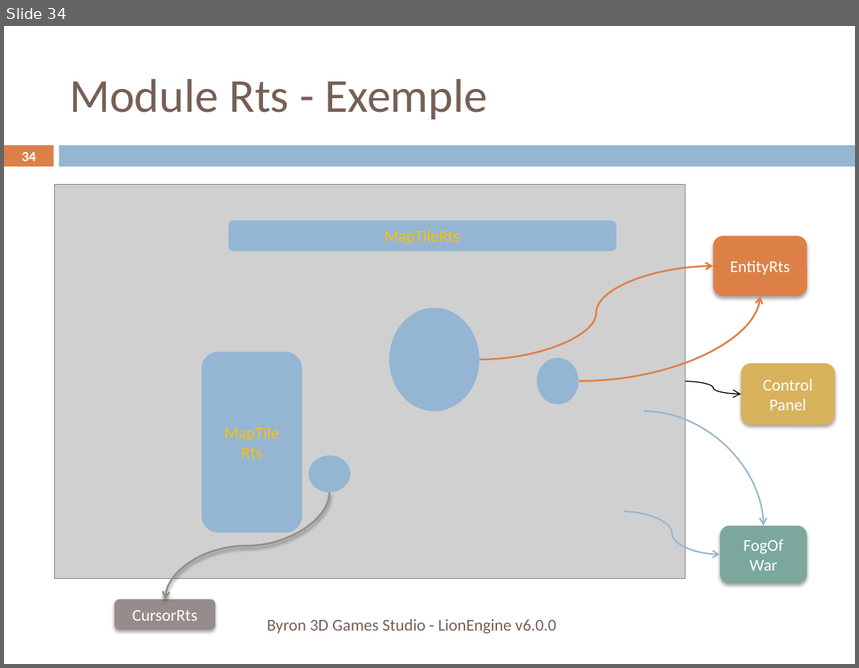
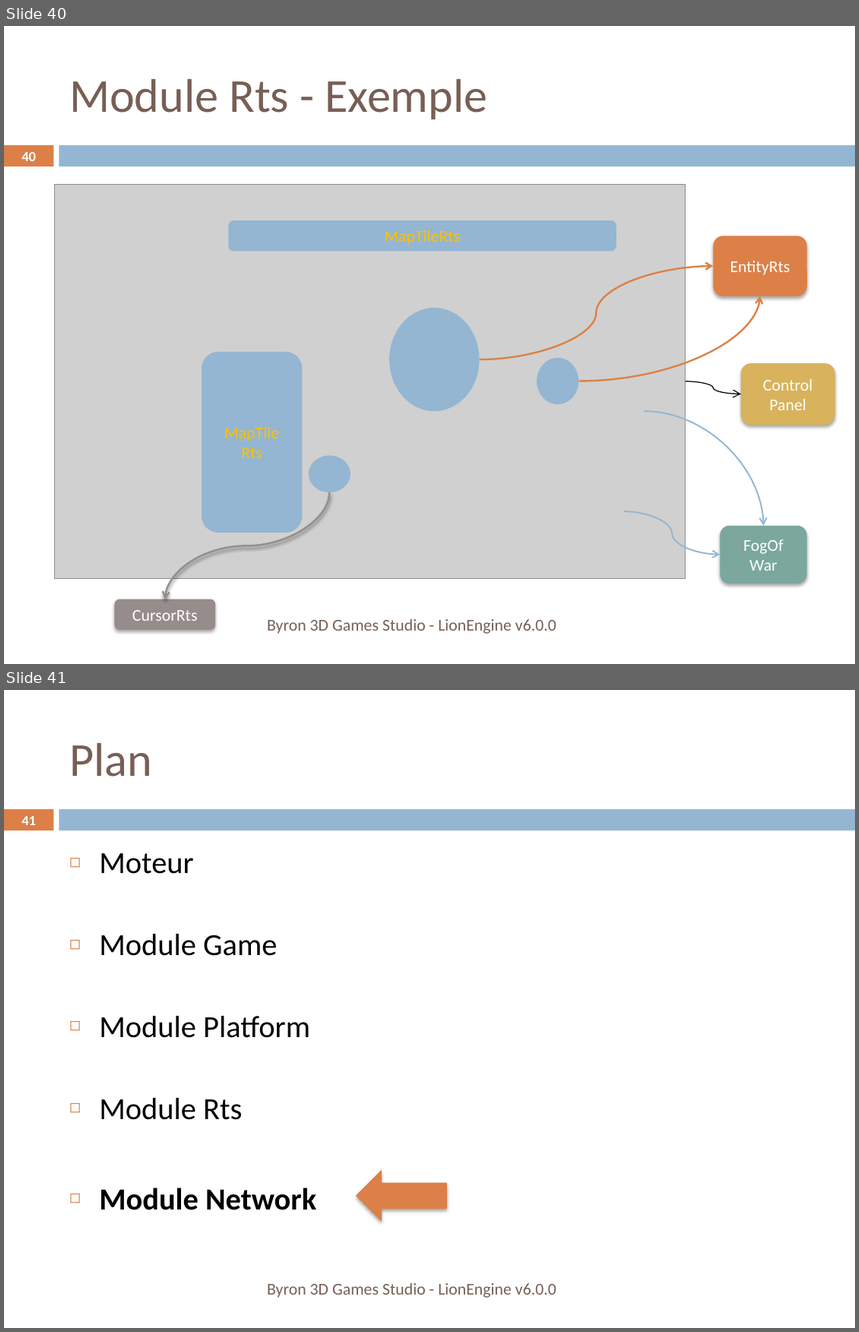
Before and after one commit to b3dgs/lionengine, a slide deck: doc/src/lionengine.pptx. Shown one above the other, each under a label of ours: slide 34 before the commit, slides 40 and 41 after it. The pictures are 859x668 and 859x1332 pixels, drawn with LibreOffice and Linux fonts; fonts in the diff are those of the drawing; grey boxes stand for pictures. Boxes give left, top, right and bottom in pixels: in the first picture for what was removed or moved away, otherwise in the second. Text is boxed around its words. In the diff, an @@ line names an element or a change of style, - is before the commit and + after.

Commit message:
Network doc updated.

```diff
--- a/doc/src/lionengine.pptx
+++ b/doc/src/lionengine.pptx
@@ slide 41 added at box(4, 690, 855, 1328), background #FFFFFF; not listed: 2 template elements that a slide beside it also shows @@
@@ title added at box(69, 743, 152, 777), 40 pt, text #775F55 @@
+Plan
@@ page number added at box(21, 816, 36, 825), 11.9 pt, text #FFFFFF, bold @@
+41
@@ text added at box(99, 853, 316, 1211), 26 pt, text #000000 @@
+◻ Moteur
+◻ Module Game
+◻ Module Platform
+◻ Module Rts
+◻ Module Network
@@ left arrow added at box(356, 1170, 446, 1222), fill #DD8047 @@
@@ text added at box(267, 1284, 557, 1298), 14 pt, text #775F55 @@
+Byron 3D Games Studio - LionEngine v6.0.0
@@ what was slide 34 is now slide 40 @@
@@ page number at box(21, 152, 36, 161): text changed @@
-34
+40
```
Also in this commit, not shown: 15 slides changed, 11 other slides added, 48 other files.
